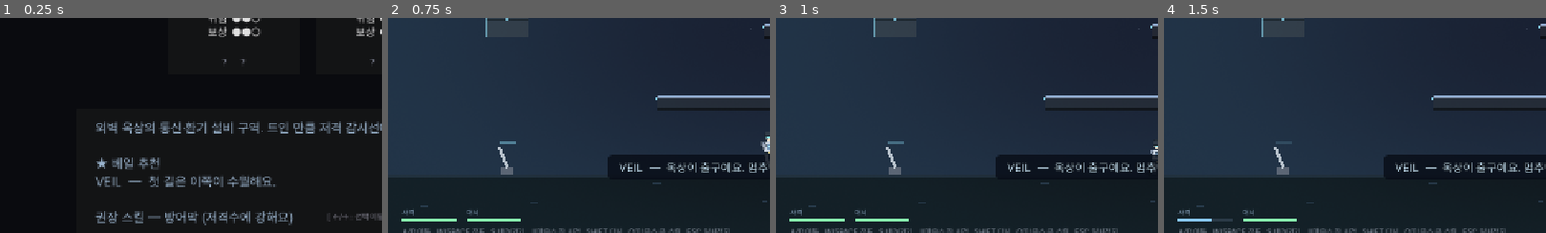
Above: before the commit, frames 1-4 (left to right).
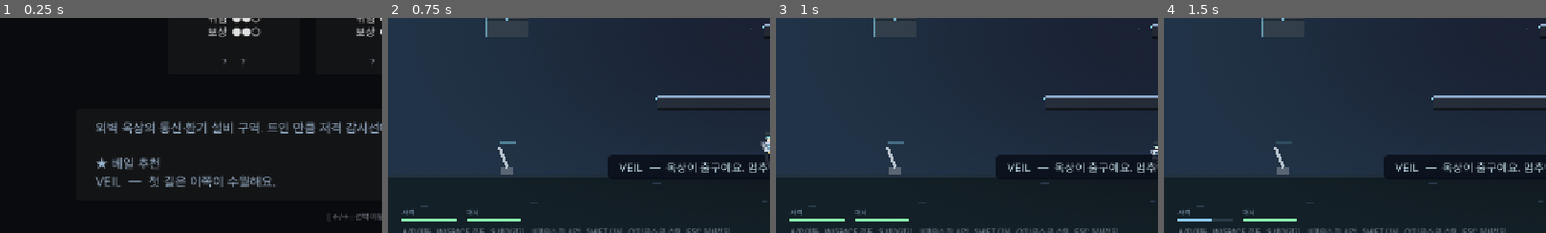
Above: after the commit, the same moments.

Repository: soomin007/EyesOnYou
Game: Godot game, scene res://scenes/screenshotter.tscn
Same seed, same stepped clock (60 frames per second), same inputs: the game is played once before the commit and once after it. This scene is started directly instead of the project's main scene.
Inputs (mouse positions are % of the whole screen's width and height, from its top left):
- Up to frame 1 (0.25 s): no input
- Up to frame 2 (0.75 s): click "외벽 옥상 ★ 위험 ●●○ 보상 ●●○" at 0.5 s
- Up to frame 3 (1 s): no input
- Up to frame 4 (1.5 s): tap Enter (ui_accept) at 1.25 s; move the mouse to (45, 70) at 1.27 s; hold D (move_right) from 1.28 s (still down); hold J (attack) from 1.28 s (still down); click (45, 70) at 1.42 s
The pictures show only the part of the screen within x 0-50%, y 47-97%; the shares and areas given below are measured in that part.

The runs differ from the first frame. In frame 1, 1.3% of the frame differs, in the area x 24-77%, y 89-97%; in frame 2, nothing differs; in frame 3, nothing differs; in frame 4, nothing differs.
Error in both runs: Invalid access to property or key 'process_frame' on a base object of type 'null instance'. (res://scripts/Screenshotter.gd:157)

Commit message:
feat(routemap): 권장 스킬 칩 분리 + 미조우 적 스포일러 차단
- 추천 스킬을 VEIL 평문에서 빼내 좌측 아이콘 칩(SkillIcon+계열색 이름+사유)으로.
  우측 risk/reward 패널과 좌우 대칭, 카드와 안 겹치게 좌측 마진에 배치.
- 스포일러 차단: 추천 근거를 '본 적'으로 제한(en in seen_enemies). 아직 안 만난
  적은 추천에 이름이 안 뜬다 — 루트 카드의 ? 아이콘과 일관.
- _recommended_skill_line(평문) → _recommended_skill_for_route(구조화) + _update_skill_rec_panel

Co-Authored-By: Claude Opus 4.8 (1M context) <noreply@anthropic.com>

Diff:
--- a/scripts/RouteMap.gd
+++ b/scripts/RouteMap.gd
@@ -15,6 +15,11 @@
 # 고위험/고보상 별도 패널 (사용자 피드백: 본 멘트에 겹치면 너무 많아짐).
 var risk_reward_panel: PanelContainer = null
 var risk_reward_label: Label = null
+# 권장 스킬 칩 — VEIL 평문에 묻히던 추천을 좌측 아이콘 칩으로 분리(가독성).
+var skill_rec_panel: PanelContainer = null
+var skill_rec_icon: SkillIcon = null
+var skill_rec_name: Label = null
+var skill_rec_reason: Label = null
 
 func _ready() -> void:
 	# 안전망: 이전 scene에서 paused가 carry되어 메뉴가 freeze되는 패턴 차단.
@@ -35,6 +40,7 @@
 	_setup_trust_gauge()
 	_build_progress_strip()
 	_build_risk_reward_panel()
+	_build_skill_rec_panel()
 	_build_node_buttons()
 	_update_veil_comment()
 	_refresh_hint()
@@ -71,6 +77,60 @@
 	risk_reward_label.add_theme_color_override("font_color", Color(0.95, 0.85, 0.65))
 	risk_reward_label.autowrap_mode = TextServer.AUTOWRAP_WORD_SMART
 	risk_reward_panel.add_child(risk_reward_label)
+
+# 권장 스킬 칩 — VeilBox 좌측 위(risk/reward 패널과 좌우 대칭). 아이콘 + 이름 + 사유.
+func _build_skill_rec_panel() -> void:
+	skill_rec_panel = PanelContainer.new()
+	# 좌측 마진(카드 왼쪽 빈 공간)에 배치 — 우측 risk/reward 패널과 좌우 대칭.
+	# 풀은 최대 3장이라 가운데 정렬된 카드 왼쪽에 마진이 남는다(카드와 안 겹치게 폭 제한).
+	skill_rec_panel.set_anchors_preset(Control.PRESET_TOP_LEFT)
+	skill_rec_panel.anchor_left = 0.025
+	skill_rec_panel.anchor_top = 0.54
+	skill_rec_panel.anchor_right = 0.205
+	skill_rec_panel.anchor_bottom = 0.66
+	skill_rec_panel.mouse_filter = Control.MOUSE_FILTER_IGNORE
+	var sb := StyleBoxFlat.new()
+	sb.bg_color = Color(0.08, 0.11, 0.14, 0.9)
+	sb.border_color = Color(0.45, 0.7, 0.9, 0.55)
+	sb.set_border_width_all(1)
+	sb.content_margin_left = 12
+	sb.content_margin_right = 12
+	sb.content_margin_top = 10
+	sb.content_margin_bottom = 10
+	sb.corner_radius_top_left = 4
+	sb.corner_radius_top_right = 4
+	sb.corner_radius_bottom_left = 4
+	sb.corner_radius_bottom_right = 4
+	skill_rec_panel.add_theme_stylebox_override("panel", sb)
+	skill_rec_panel.visible = false
+	add_child(skill_rec_panel)
+	var row := HBoxContainer.new()
+	row.add_theme_constant_override("separation", 10)
+	row.alignment = BoxContainer.ALIGNMENT_BEGIN
+	row.mouse_filter = Control.MOUSE_FILTER_IGNORE
+	skill_rec_panel.add_child(row)
+	skill_rec_icon = SkillIcon.new()
+	skill_rec_icon.custom_minimum_size = Vector2(46, 46)
+	skill_rec_icon.size_flags_vertical = Control.SIZE_SHRINK_CENTER
+	skill_rec_icon.mouse_filter = Control.MOUSE_FILTER_IGNORE
+	row.add_child(skill_rec_icon)
+	var col := VBoxContainer.new()
+	col.add_theme_constant_override("separation", 1)
+	col.alignment = BoxContainer.ALIGNMENT_CENTER
+	col.mouse_filter = Control.MOUSE_FILTER_IGNORE
+	row.add_child(col)
+	var head := Label.new()
+	head.text = "권장 스킬"
+	head.add_theme_font_size_override("font_size", 12)
+	head.add_theme_color_override("font_color", Color(0.6, 0.66, 0.74))
+	col.add_child(head)
+	skill_rec_name = Label.new()
+	skill_rec_name.add_theme_font_size_override("font_size", 17)
+	col.add_child(skill_rec_name)
+	skill_rec_reason = Label.new()
+	skill_rec_reason.add_theme_font_size_override("font_size", 12)
+	skill_rec_reason.add_theme_color_override("font_color", Color(0.75, 0.82, 0.9))
+	col.add_child(skill_rec_reason)
 
 func _on_input_kind_changed(_kind: String) -> void:
 	_refresh_hint()
@@ -297,28 +357,49 @@
 		msg += "★ 베일 추천\nVEIL  —  " + recommended_reason
 	else:
 		msg += "VEIL  —  " + str(route.get("veil_comment", ""))
-	# 권장 스킬(상성) — 이 맵 적에 잘 듣는 스킬을 가르친다(보유 여부 무관).
-	var rs: String = _recommended_skill_line(str(route.get("id", "")))
-	if rs != "":
-		msg += "\n\n" + rs
 	veil_text.text = msg
-	# 고위험/고보상 경고는 별도 우측 패널로 — 본 멘트와 시각 분리.
+	# 고위험/고보상 경고는 별도 우측 패널, 권장 스킬은 별도 좌측 칩 — 본 멘트와 시각 분리.
 	_update_risk_reward_panel(route)
+	_update_skill_rec_panel(route)
 
 const _SKILL_DISPLAY: Dictionary = {"explosive": "폭발물", "barrier": "방어막", "glide": "글라이드", "fire_boost": "사격 강화", "multishot": "다중사격"}
 const _ENEMY_DISPLAY: Dictionary = {"shield": "방패병", "sniper": "저격수", "drone": "드론", "bomber": "폭격기", "patrol": "정찰병"}
 
-# 이 맵 적 구성에 가장 잘 듣는 상성 스킬 한 줄(SkillTreeData.MATCHUP 우선순위순).
-func _recommended_skill_line(route_id: String) -> String:
+# 이 맵 적 구성에 가장 잘 듣는 상성 스킬(SkillTreeData.MATCHUP 우선순위순).
+# 스포일러 방지: 아직 안 만난 적은 추천 근거로 쓰지 않는다(루트 카드의 ? 아이콘과 일관).
+# → 본 적이 없으면 추천도 안 뜬다. {skill_id, enemy} 또는 빈 Dictionary.
+func _recommended_skill_for_route(route_id: String) -> Dictionary:
 	var kinds: Array = _route_enemy_kinds(route_id)
 	if kinds.is_empty():
-		return ""
+		return {}
 	for m in SkillTreeData.MATCHUP:
 		var en: String = str(m.get("enemy", ""))
-		if en in kinds:
-			var sid: String = str(m.get("skill", ""))
-			return "권장 스킬 — %s (%s에 강해요)" % [str(_SKILL_DISPLAY.get(sid, sid)), str(_ENEMY_DISPLAY.get(en, en))]
-	return ""
+		if en in kinds and en in GameState.seen_enemies:
+			return {"skill_id": str(m.get("skill", "")), "enemy": en}
+	return {}
+
+# 좌측 권장 스킬 칩 갱신 — 본 적이 없거나 hidden/challenge 맵이면 숨김.
+func _update_skill_rec_panel(route: Dictionary) -> void:
+	if skill_rec_panel == null:
+		return
+	if bool(route.get("hidden", false)) or bool(route.get("challenge", false)):
+		skill_rec_panel.visible = false
+		return
+	var rec: Dictionary = _recommended_skill_for_route(str(route.get("id", "")))
+	if rec.is_empty():
+		skill_rec_panel.visible = false
+		return
+	var sid: String = str(rec.get("skill_id", ""))
+	var en: String = str(rec.get("enemy", ""))
+	var fam: String = str(SkillTreeData.find_line(sid).get("family", ""))
+	skill_rec_icon.skill_id = sid
+	skill_rec_icon.family = fam
+	skill_rec_icon.queue_redraw()
+	skill_rec_name.text = str(_SKILL_DISPLAY.get(sid, sid))
+	var fam_col: Color = SkillTreeData.FAMILY_COLORS.get(fam, Color(0.9, 0.93, 0.97))
+	skill_rec_name.add_theme_color_override("font_color", fam_col)
+	skill_rec_reason.text = "%s에 강해요" % str(_ENEMY_DISPLAY.get(en, en))
+	skill_rec_panel.visible = true
 
 func _update_risk_reward_panel(route: Dictionary) -> void:
 	if risk_reward_panel == null or risk_reward_label == null:
